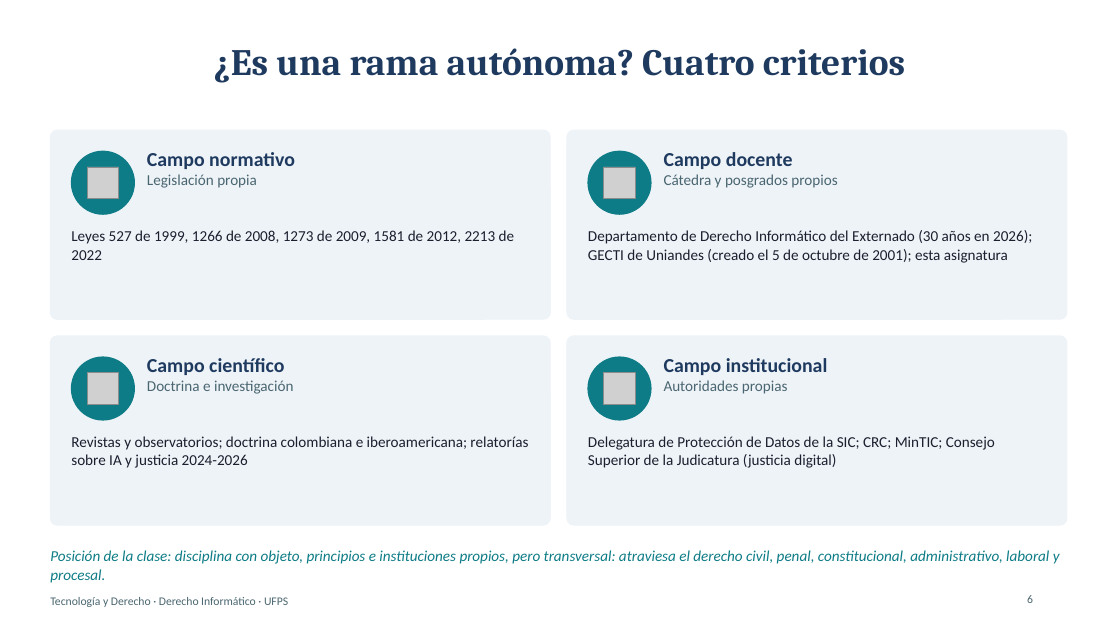
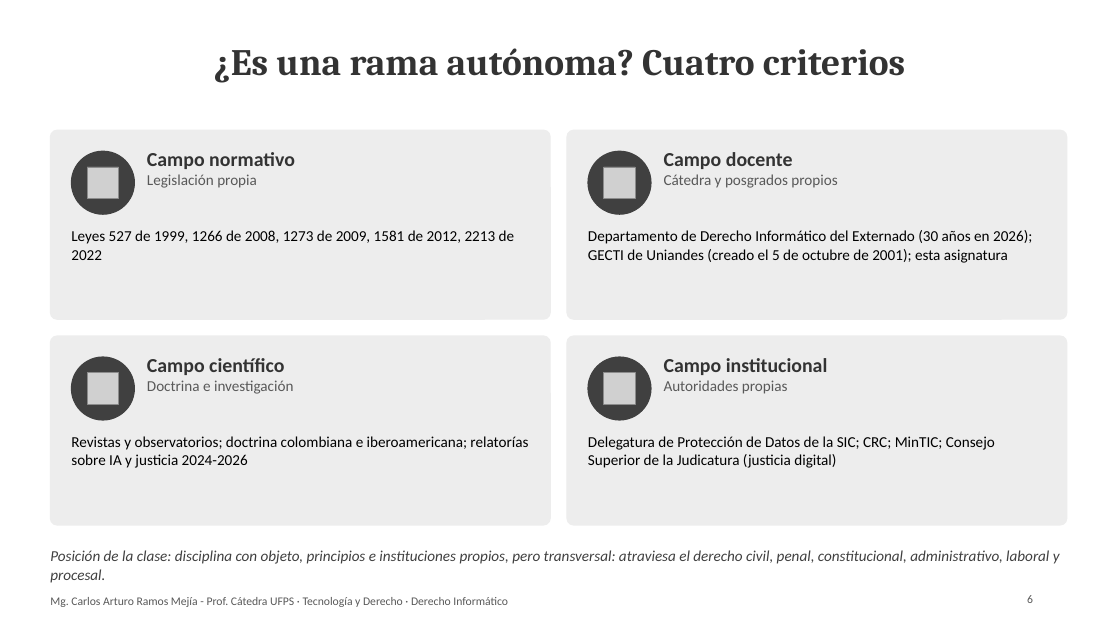
Before and after one commit to Arturoramos22/Arturoramos22, a slide deck: slide 6 of clase-derecho-informatico/DIAPOSITIVAS.pptx. Drawn at 1120x630 pixels with LibreOffice and Linux fonts; fonts in the diff are those of the drawing; grey boxes stand for pictures. Boxes give left, top, right and bottom in pixels: in the first picture for what was removed or moved away, otherwise in the second. Text is boxed around its words. In the diff, an @@ line names an element or a change of style, - is before the commit and + after.

```diff
--- a/clase-derecho-informatico/DIAPOSITIVAS.pptx
+++ b/clase-derecho-informatico/DIAPOSITIVAS.pptx
@@ title "¿Es una rama autónoma? Cuatro ..." at <box>214,48,905,83</box>: text colour #1F3A5F to #333333 @@
@@ fill #EEF3F8 to #EDEDED; outline #EEF3F8 1 pt to #EDEDED 1 pt in 4 elements at <box>567,130,1067,319</box>, <box>50,336,550,525</box>, <box>567,336,1067,525</box>, <box>50,130,550,319</box> @@
@@ text "Campo normativo" at <box>147,152,295,188</box>: text colour #1F3A5F to #333333 in "Campo normativo"; text colour #4A6670 to #595959 in "Legislación propia" @@
@@ text "Campo docente" at <box>664,152,837,188</box>: text colour #1F3A5F to #333333 in "Campo docente"; text colour #4A6670 to #595959 in "Cátedra y posgrados propios" @@
@@ text "Campo científico" at <box>147,358,293,394</box>: text colour #1F3A5F to #333333 in "Campo científico"; text colour #4A6670 to #595959 in "Doctrina e investigación" @@
@@ fill #0E7C86 to #404040; outline #0E7C86 1 pt to #404040 1 pt in 4 elements at <box>71,151,134,214</box>, <box>588,151,651,214</box>, <box>71,357,134,420</box>, <box>588,357,651,420</box> @@
@@ text "Campo institucional" at <box>664,358,828,394</box>: text colour #1F3A5F to #333333 in "Campo institucional"; text colour #4A6670 to #595959 in "Autoridades propias" @@
@@ text colour #1B1F2E to #000000 in 4 elements at <box>71,230,515,260</box>, <box>588,230,1032,263</box>, <box>71,436,528,468</box>, <box>588,436,995,468</box> @@
@@ text "Posición de la clase: disciplina ..." at <box>50,550,1060,583</box>: text colour #0E7C86 to #404040 @@
@@ text at <box>50,597,508,607</box>: text changed; text colour #4A6670 to #595959 @@
-Tecnología y Derecho · Derecho Informático · UFPS
+Mg. Carlos Arturo Ramos Mejía - Prof. Cátedra UFPS · Tecnología y Derecho · Derecho Informático
@@ page number at <box>1027,595,1033,603</box>: text colour #4A6670 to #595959 @@
```
Also in this commit, not shown: 23 other slides changed, 2 other files.
